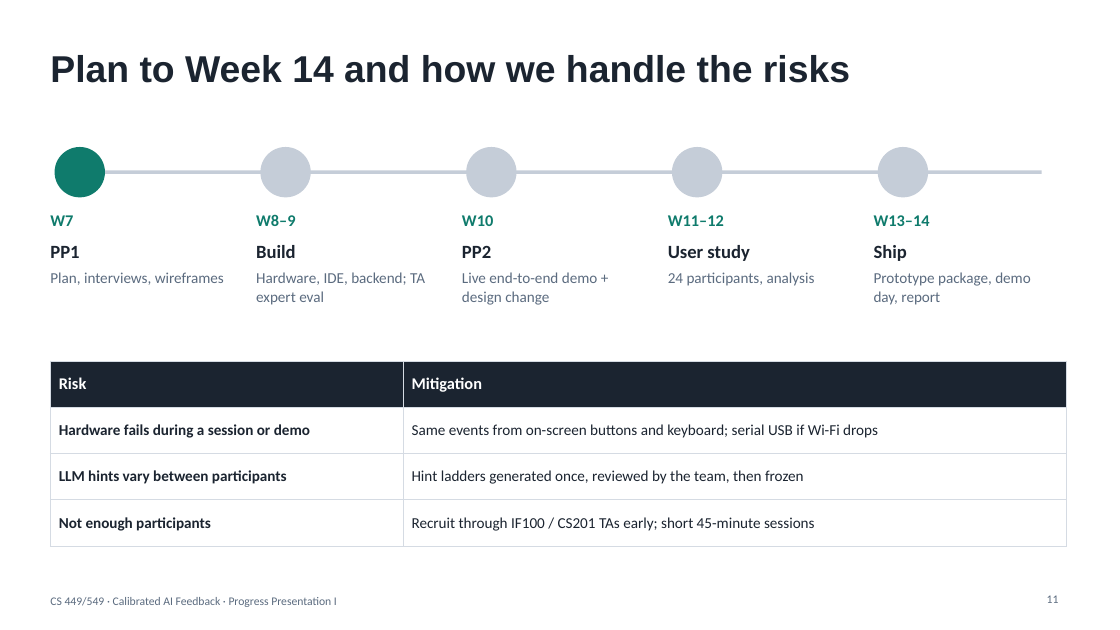
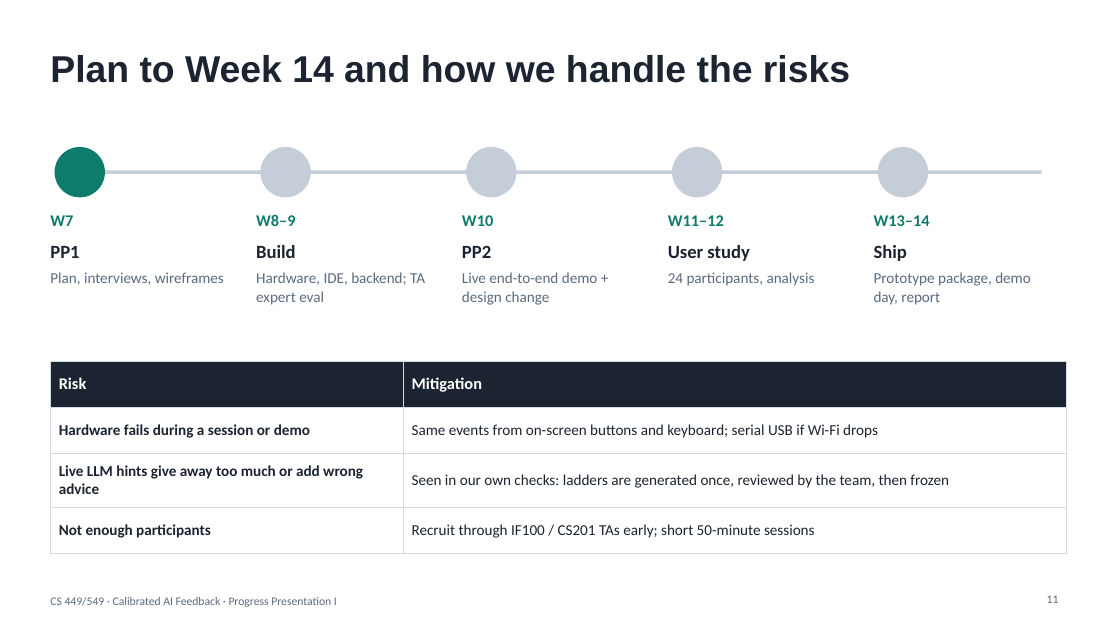
Before and after one commit to EmirC356/CS449-Project, a slide deck: slide 11 of docs/PP1_Calibrated_AI_Feedback.pptx. Drawn at 1120x630 pixels with LibreOffice and Linux fonts; fonts in the diff are those of the drawing. Boxes give left, top, right and bottom in pixels: in the first picture for what was removed or moved away, otherwise in the second. Text is boxed around its words. In the diff, an @@ line names an element or a change of style, - is before the commit and + after.

```diff
--- a/docs/PP1_Calibrated_AI_Feedback.pptx
+++ b/docs/PP1_Calibrated_AI_Feedback.pptx
@@ table at box(50, 361, 1067, 542) @@
-row 3, column 1: LLM hints vary between participants
+row 3, column 1: Live LLM hints give away too much or add wrong advice
-row 3, column 2: Hint ladders generated once, reviewed by the team, then frozen
+row 3, column 2: Seen in our own checks: ladders are generated once, reviewed by the team, then frozen
-row 4, column 2: Recruit through IF100 / CS201 TAs early; short 45-minute sessions
+row 4, column 2: Recruit through IF100 / CS201 TAs early; short 50-minute sessions
```
Also in this commit, not shown: 5 other slides changed.
